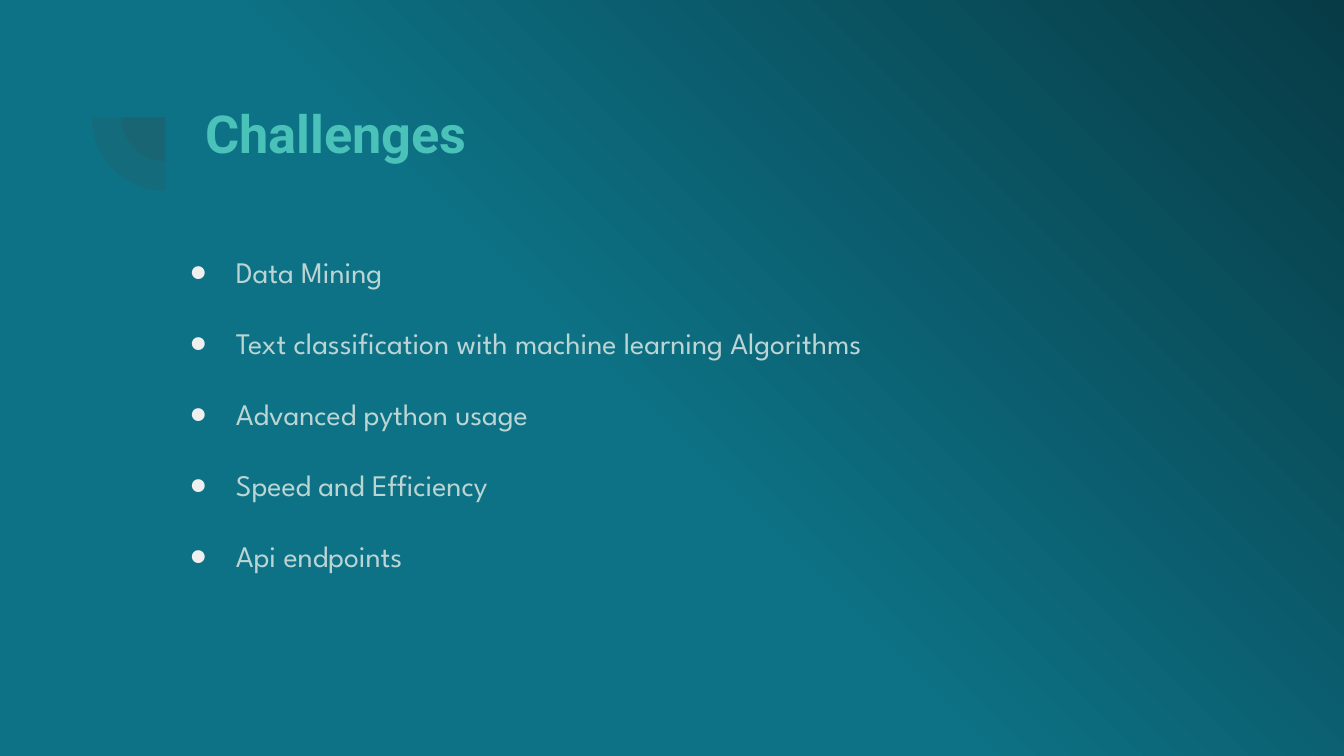
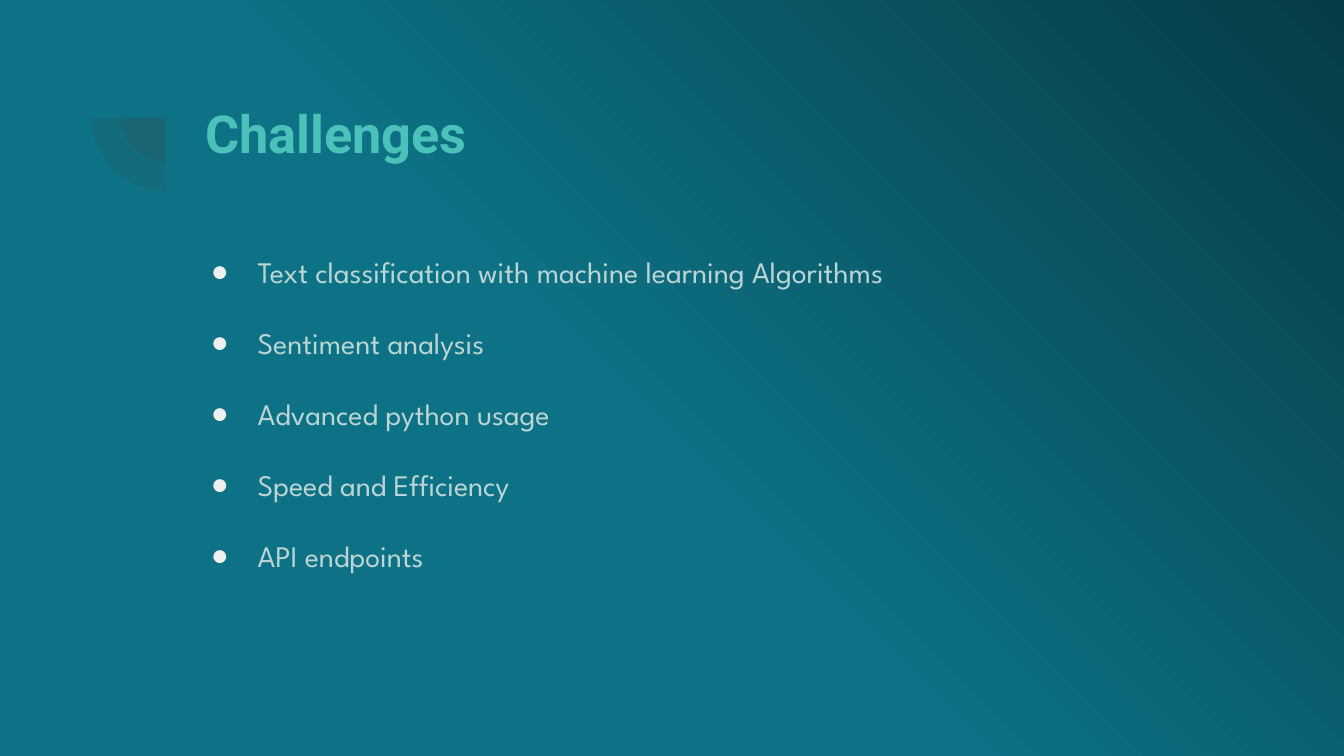
Before and after one commit to fobmsm/fobm.github.io, a slide deck: slide 8 of Pro_plan.pptx. Drawn at 1344x756 pixels with LibreOffice and Linux fonts; fonts in the diff are those of the drawing. Boxes give left, top, right and bottom in pixels: in the first picture for what was removed or moved away, otherwise in the second. Text is boxed around its words. In the diff, an @@ line names an element or a change of style, - is before the commit and + after.

```diff
--- a/Pro_plan.pptx
+++ b/Pro_plan.pptx
@@ text "Text classification with machine learning ...": place and size @@
-text "Text classification with machine learning ..." at bbox=[236, 263, 861, 573]
+text "Text classification with machine learning ..." at bbox=[258, 262, 883, 573]
@@ text at bbox=[236, 263, 382, 290]: paragraph removed @@
-● Data Mining
@@ text at bbox=[258, 333, 485, 360]: paragraph added @@
+● Sentiment analysis
@@ text at bbox=[258, 546, 424, 573]: text changed @@
-● Api endpoints
+● API endpoints
```
Also in this commit, not shown: 7 other slides changed.
